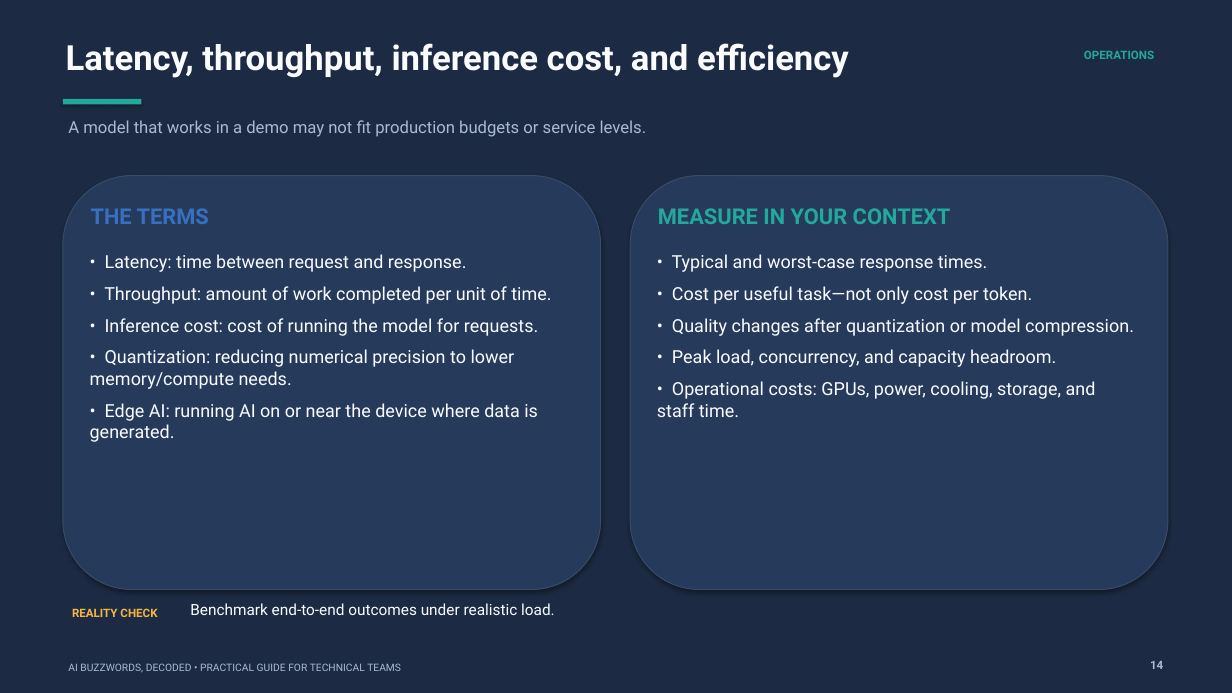
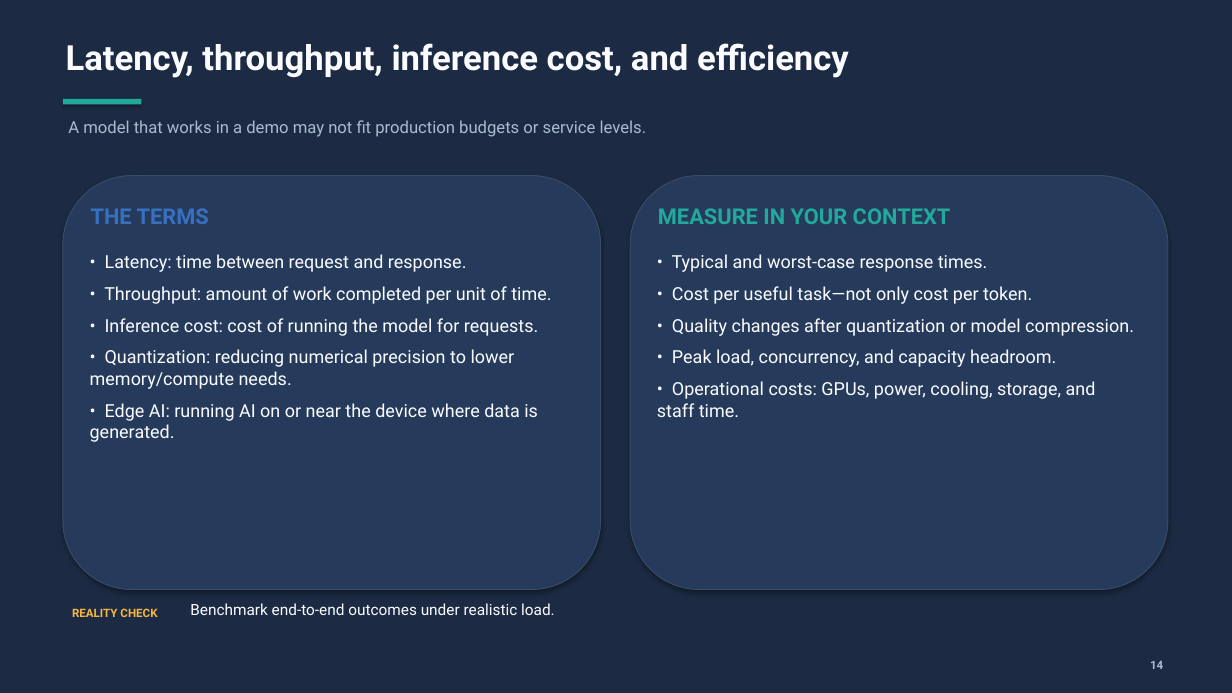
Before and after one commit to jpsider/Invoke-Automation, a slide deck: slide 17 of VMUG/Connect_FL_2026/VIAdmin_AI_Buzzwords_Consistent_Styling.pptx (slide 24 before the commit). Drawn at 1232x693 pixels with LibreOffice and Linux fonts; fonts in the diff are those of the drawing. Boxes give left, top, right and bottom in pixels: in the first picture for what was removed or moved away, otherwise in the second. Text is boxed around its words. In the diff, an @@ line names an element or a change of style, - is before the commit and + after.

Commit message:
cleaned up some random text

```diff
--- a/VMUG/Connect_FL_2026/VIAdmin_AI_Buzzwords_Consistent_Styling.pptx
+++ b/VMUG/Connect_FL_2026/VIAdmin_AI_Buzzwords_Consistent_Styling.pptx
@@ text removed at box(1084, 51, 1154, 59) @@
-OPERATIONS
@@ text removed at box(68, 663, 401, 672) @@
-AI BUZZWORDS, DECODED • PRACTICAL GUIDE FOR TECHNICAL TEAMS
```
Also in this commit, not shown: 23 other slides changed, 7 slides removed.
